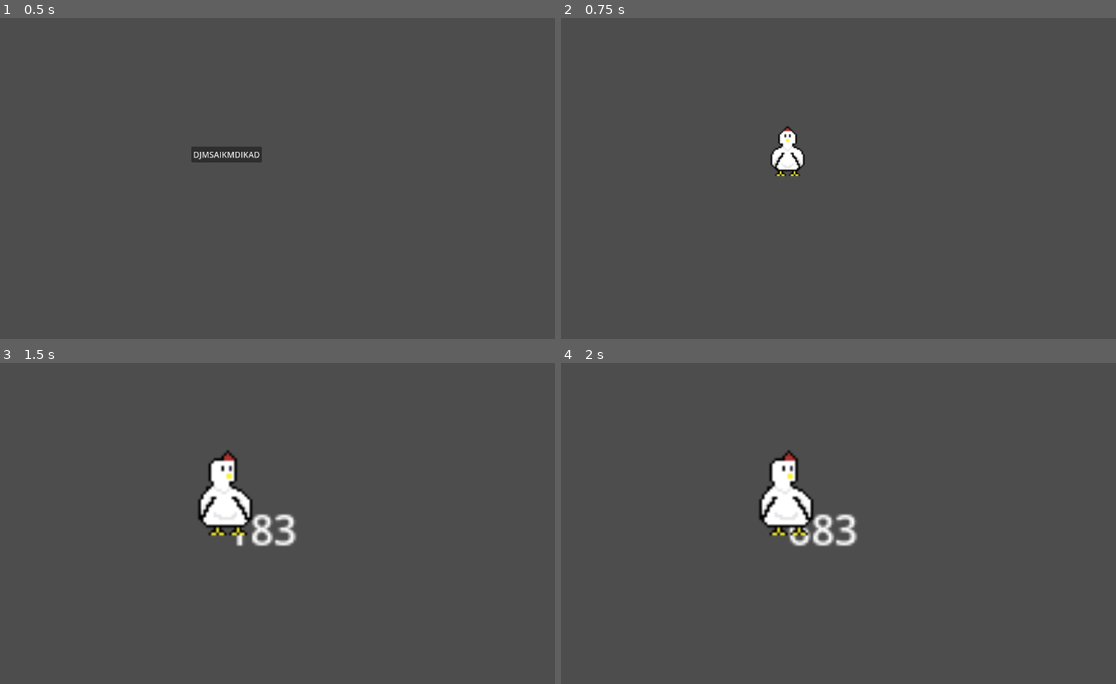
Above: before the commit, frames 1-4 (two rows, left to right).
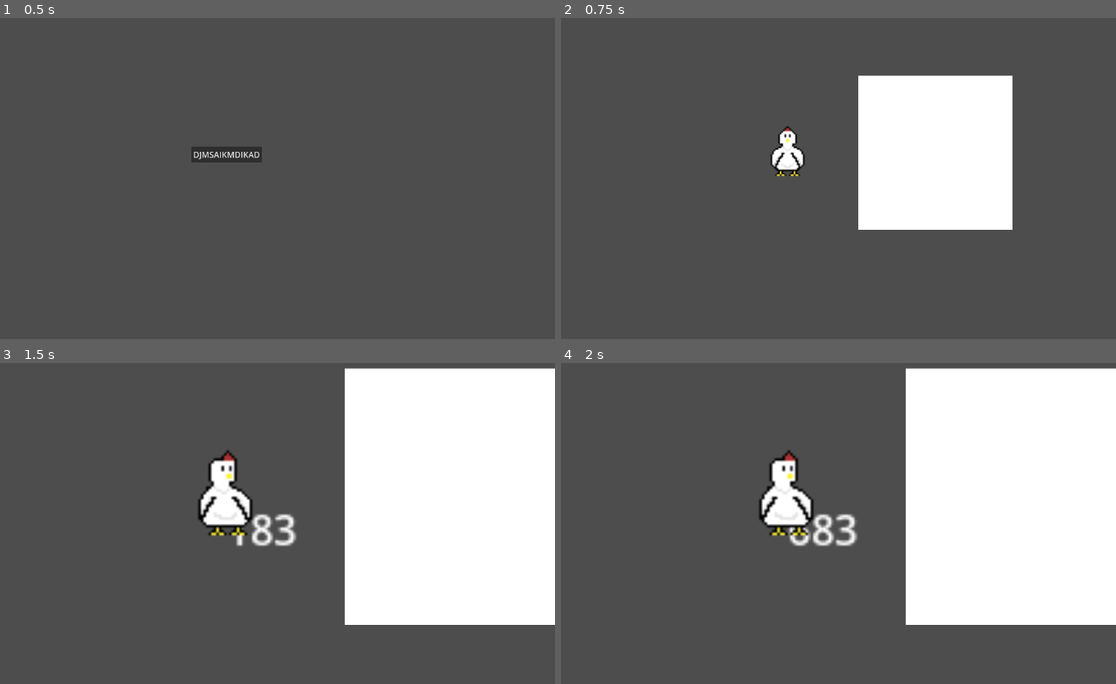
Above: after the commit, the same moments.

Repository: NoketeX/UPLBCOSS
Game: Godot game, scene res://main.tscn
Same seed, same stepped clock (60 frames per second), same inputs: the game is played once before the commit and once after it.
Inputs (mouse positions are in pixels of both pictures, inside the frame that each line leads up to):
- Up to frame 1 (0.5 s): no input
- Up to frame 2 (0.75 s): click "DJMSAIKMDIKAD" at 0.5 s
- Up to frame 3 (1.5 s): tap Enter at 1.25 s; move the mouse to (255, 529) at 1.27 s; press the mouse at (255, 529) at 1.28 s; hold D (RIGHT) from 1.28 s (still down)
- Up to frame 4 (2 s): keep holding D (RIGHT)

Frame 1 is identical in both runs. In frame 2, 13% of the frame differs, in the area x 53-82%, y 17-66%; in frame 3, 30%, in the area x 62-100%, y 1-82%; in frame 4, 30%.

Commit message:
TBH NOT SURE

Diff:
--- a/Chicken.gd
+++ b/Chicken.gd
@@ -3,7 +3,6 @@
 ## Global Variables
 var angle: float = 0
 var power: float = 0
-@export var friction: float
 
 @onready var sprite: AnimatedSprite2D = $AnimatedSprite2D
 
@@ -20,10 +19,16 @@
 	pass
 
 func _physics_process(delta):
-	move_and_collide(velocity * delta)
+	move_and_slide()
+	for i in get_slide_collision_count():
+		var collision = get_slide_collision(i)
+		if collision.get_collider() is RigidBody2D:
+			collision.get_collider().apply_central_impulse(-collision.get_normal() * 50)
+
 	if(power < 25):
 		velocity = Vector2(0, 0)
 		power = 0
+	## lerp through at 0.005th of the line
 	velocity = Vector2(lerp(velocity.x, 0.00, 0.005), lerp(velocity.y, 0.00, 0.005))
 	power = lerp(power, 0.00, 0.05)
 	power_change.emit(int(power))
--- a/Chicken.tscn
+++ b/Chicken.tscn
@@ -58,7 +58,6 @@
 
 [node name="Chicken" type="CharacterBody2D"]
 script = ExtResource("1_g0p2t")
-friction = 100.0
 
 [node name="CollisionShape2D" type="CollisionShape2D" parent="."]
 shape = SubResource("CapsuleShape2D_8wetv")
--- /dev/null
+++ b/Cow.tscn
@@ -0,0 +1,16 @@
+[gd_scene load_steps=3 format=3 uid="uid://bd43q3hpg5vci"]
+
+[sub_resource type="CanvasTexture" id="CanvasTexture_biexx"]
+
+[sub_resource type="RectangleShape2D" id="RectangleShape2D_lwbfj"]
+size = Vector2(1, 1)
+
+[node name="Cow" type="RigidBody2D"]
+
+[node name="Sprite2D" type="Sprite2D" parent="."]
+scale = Vector2(100, 100)
+texture = SubResource("CanvasTexture_biexx")
+
+[node name="CollisionShape2D" type="CollisionShape2D" parent="."]
+scale = Vector2(100, 100)
+shape = SubResource("RectangleShape2D_lwbfj")
--- a/Game.tscn
+++ b/Game.tscn
@@ -1,8 +1,9 @@
-[gd_scene load_steps=4 format=3 uid="uid://fb77gi7vbdqy"]
+[gd_scene load_steps=5 format=3 uid="uid://fb77gi7vbdqy"]
 
 [ext_resource type="PackedScene" uid="uid://bji6qu62wael7" path="res://Chicken.tscn" id="1_henf1"]
 [ext_resource type="Script" path="res://Game.gd" id="1_uhvk5"]
 [ext_resource type="Script" path="res://Power.gd" id="2_wg05n"]
+[ext_resource type="PackedScene" uid="uid://bd43q3hpg5vci" path="res://Cow.tscn" id="4_gd24e"]
 
 [node name="Gameplay" type="Node2D"]
 script = ExtResource("1_uhvk5")
@@ -16,10 +17,12 @@
 [node name="Chicken" parent="." instance=ExtResource("1_henf1")]
 friction = 200.0
 
-[node name="Timer" type="Timer" parent="."]
-
 [node name="Camera2D" type="Camera2D" parent="."]
 zoom = Vector2(3, 3)
 
+[node name="Cow" parent="." instance=ExtResource("4_gd24e")]
+position = Vector2(96, -1)
+mass = 0.5
+
 [connection signal="change_state" from="Chicken" to="." method="_on_chicken_change_state"]
 [connection signal="power_change" from="Chicken" to="Power" method="_on_chicken_power_change"]
